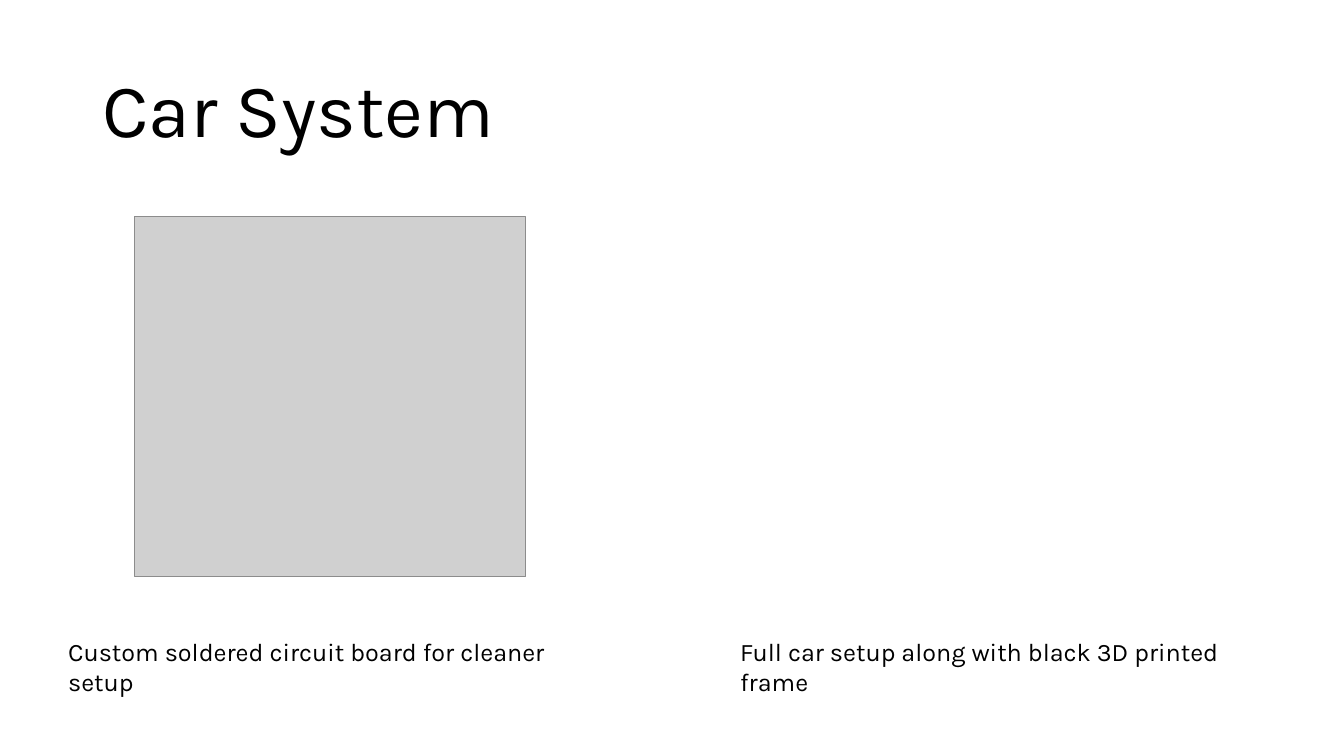
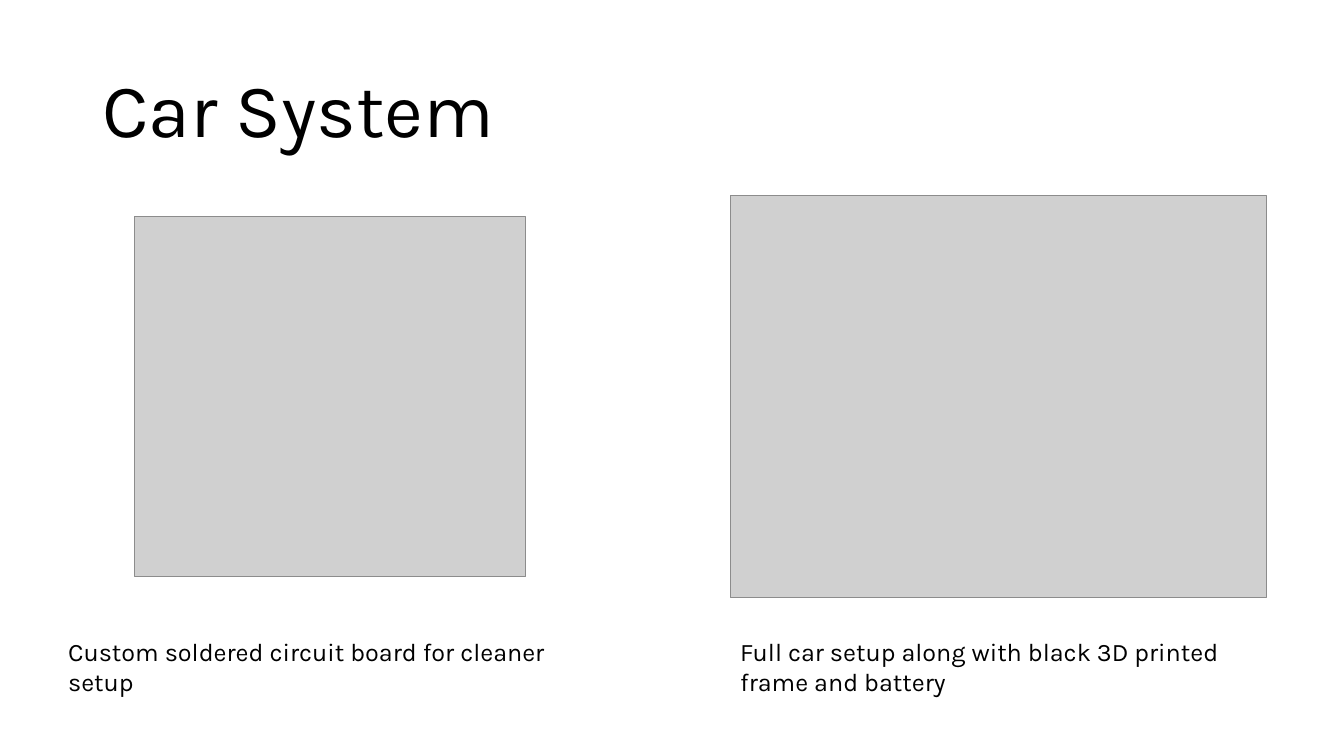
Before and after one commit to RaufPere/RC_CAR_IOT, a slide deck: slide 4 of Documentation/RC_CAR.pptx. Drawn at 1344x756 pixels with LibreOffice and Linux fonts; fonts in the diff are those of the drawing; grey boxes stand for pictures. Boxes give left, top, right and bottom in pixels: in the first picture for what was removed or moved away, otherwise in the second. Text is boxed around its words. In the diff, an @@ line names an element or a change of style, - is before the commit and + after.

```diff
--- a/Documentation/RC_CAR.pptx
+++ b/Documentation/RC_CAR.pptx
@@ picture added at box(730, 196, 1266, 598) @@
@@ text at box(740, 643, 1218, 698): text changed @@
-Full car setup along with black 3D printed frame
+Full car setup along with black 3D printed frame and battery
```
Also in this commit, not shown: 2 other slides changed, 2 other files.
